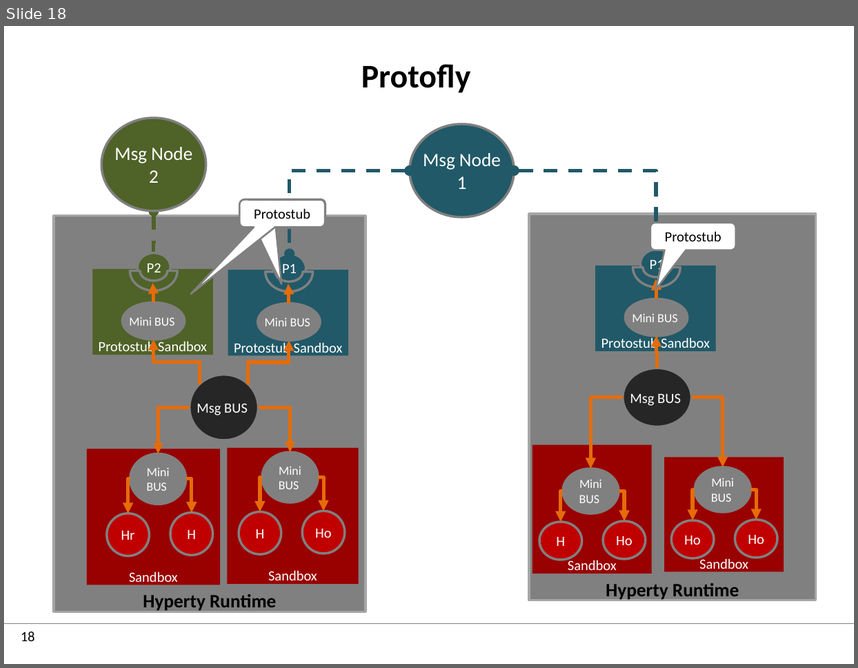
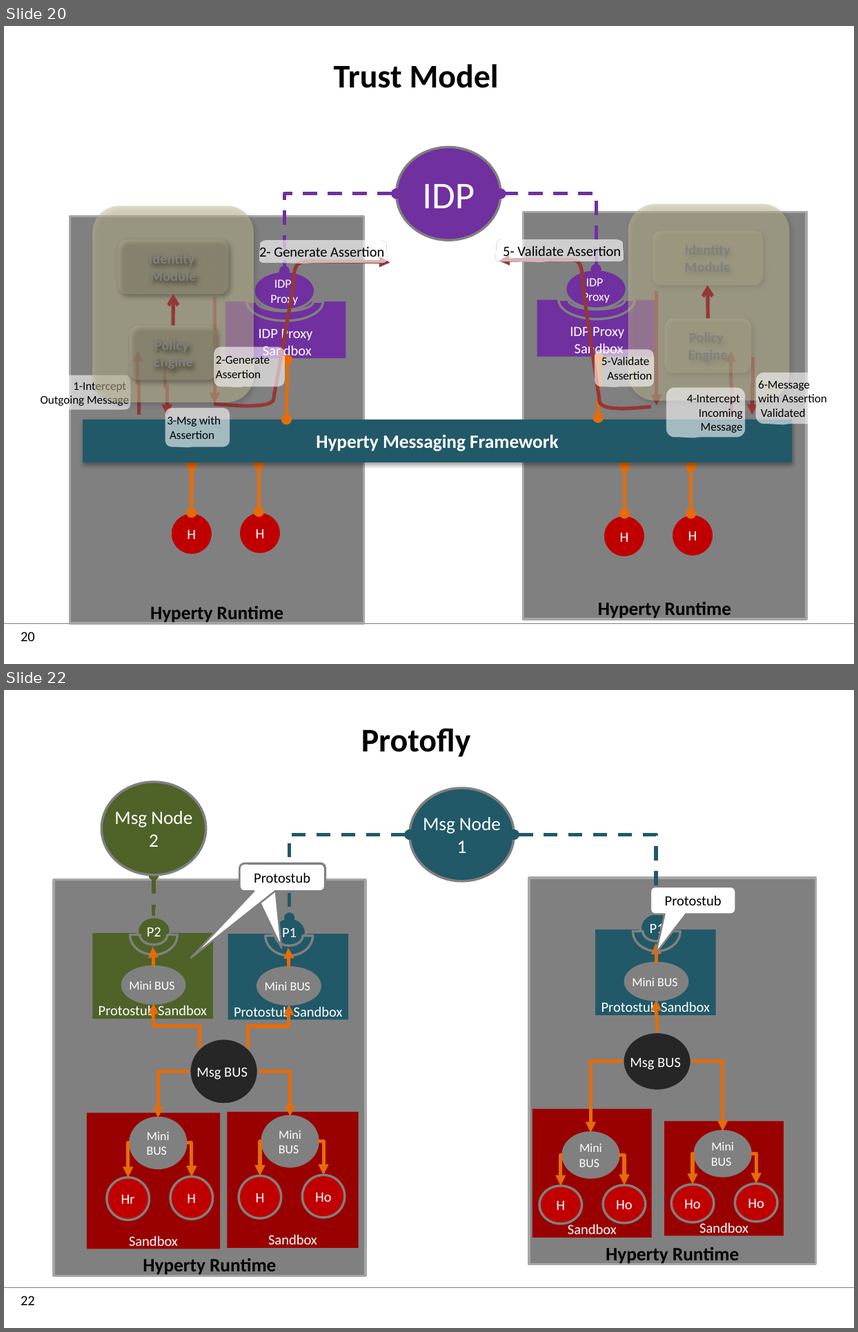
Before and after one commit to reTHINK-project/dev-service-framework, a slide deck: docs/manuals/images.pptx. Shown one above the other, each under a label of ours: slide 18 before the commit, slides 20 and 22 after it; the slides between them are not shown. The pictures are 858x668 and 858x1332 pixels, drawn with LibreOffice and Linux fonts; fonts in the diff are those of the drawing; background and template pictures are left out. Boxes give left, top, right and bottom in pixels: in the first picture for what was removed or moved away, otherwise in the second. Text is boxed around its words. In the diff, an @@ line names an element or a change of style, - is before the commit and + after.

Commit message:
manuals update: - hyperty picture improved - trust model reviewed

```diff
--- a/docs/manuals/images.pptx
+++ b/docs/manuals/images.pptx
@@ slide 20 added at [4,26,854,664], background #FFFFFF; not listed: 2 template elements that a slide beside it also shows @@
@@ title added at [334,64,499,88], 28 pt, text #000000, bold @@
+Trust Model
@@ group added at [83,147,792,557]: 8 elbow double arrows, 7 ellipses, 3 rectangles, 2 arch (boxed as its full ring)s @@
+H
+H
+H
+H
+Hyperty Messaging Framework
+IDP Proxy
+Sandbox
+IDP
+Proxy
+IDP Proxy
+Sandbox
+IDP
+Proxy
+IDP
@@ rectangle added at [70,216,364,624], fill #808080, outline #A6A6A6 2 pt, 16 pt, text #000000, bold @@
+Hyperty Runtime
@@ rectangle added at [524,212,806,619], fill #808080, outline #A6A6A6 2 pt, 16 pt, text #000000, bold @@
+Hyperty Runtime
@@ rounded speech box added at [260,234,386,269], fill #FFFFFF at 40% opacity, 12 pt, text #000000 @@
+2- Generate Assertion
@@ rounded speech box added at [496,234,623,268], fill #FFFFFF at 40% opacity, 12 pt, text #000000 @@
+5- Validate Assertion
@@ freeform shape added at [214,261,390,406], outline #953735 3 pt @@
@@ freeform shape added at [499,259,651,408], outline #953735 3 pt @@
@@ elbow arrow added from (657, 290) to (657, 405), #953735 3 pt @@
@@ group added at [92,204,790,402]: 6 rounded rectangles, 2 arrows @@
+Identity
+Module
+Policy
+Engine
+Identity
+Module
+Policy
+Engine
@@ elbow arrow added from (215, 297) to (215, 403), #953735 3 pt @@
@@ elbow arrow added from (139, 414) to (137, 351), #953735 3 pt @@
@@ rounded speech box added at [214,346,285,386], fill #FFFFFF at 59% opacity, 10 pt, text #000000 @@
+2-Generate
+Assertion
@@ rounded speech box added at [595,349,654,386], fill #FFFFFF at 59% opacity, 10 pt, text #000000 @@
+5-Validate
+Assertion
@@ elbow arrow added from (732, 414) to (731, 351), #953735 3 pt @@
@@ elbow arrow added from (753, 357) to (752, 414), #953735 3 pt @@
@@ rounded speech box added at [4,374,131,410], fill #FFFFFF at 59% opacity, 10 pt, text #000000 @@
+1-Intercept
+Outgoing Message
@@ elbow arrow added from (165, 359) to (168, 414), #953735 3 pt @@
@@ rounded speech box added at [755,372,835,423], fill #FFFFFF at 59% opacity, 10 pt, text #000000 @@
+6-Message
+with Assertion
+Validated
@@ rounded speech box added at [666,388,745,437], fill #FFFFFF at 59% opacity, 10 pt, text #000000 @@
+4-Intercept
+Incoming
+Message
@@ rounded speech box added at [165,408,230,447], fill #FFFFFF at 59% opacity, 10 pt, text #000000 @@
+3-Msg with
+Assertion
@@ what was slide 18 is now slide 22 @@
@@ page number at [21,1295,35,1305]: text changed @@
-18
+22
```
Also in this commit, not shown: 2 slides changed, 4 other slides added, 1 slide removed, 3 other files.
